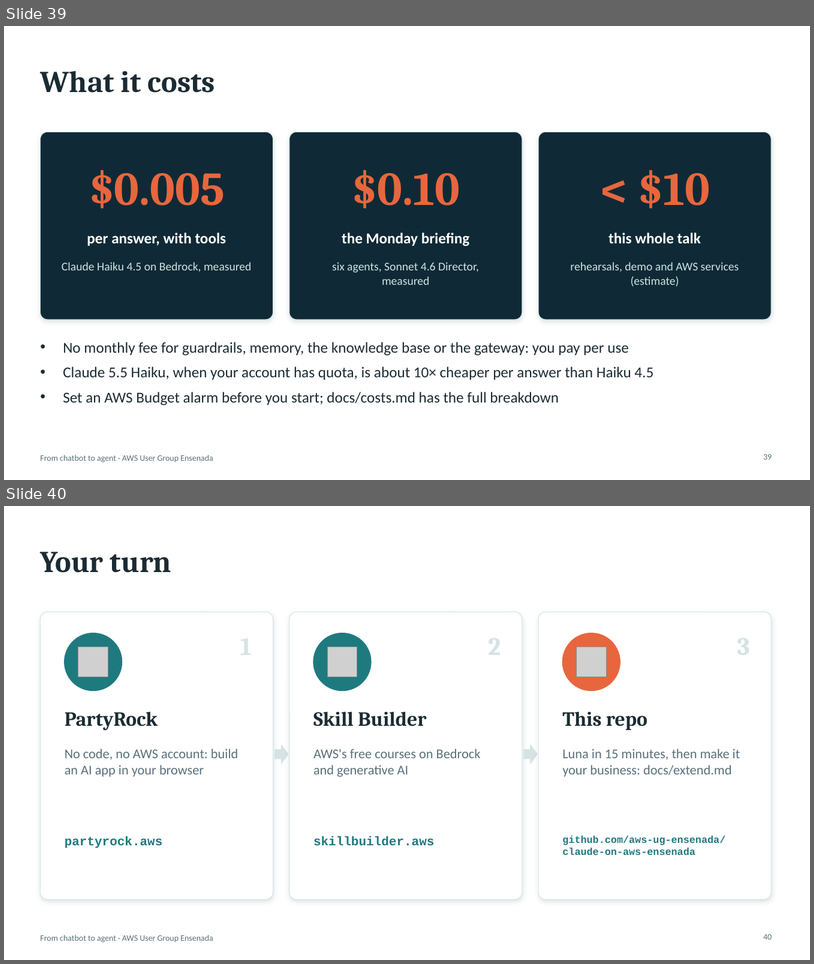
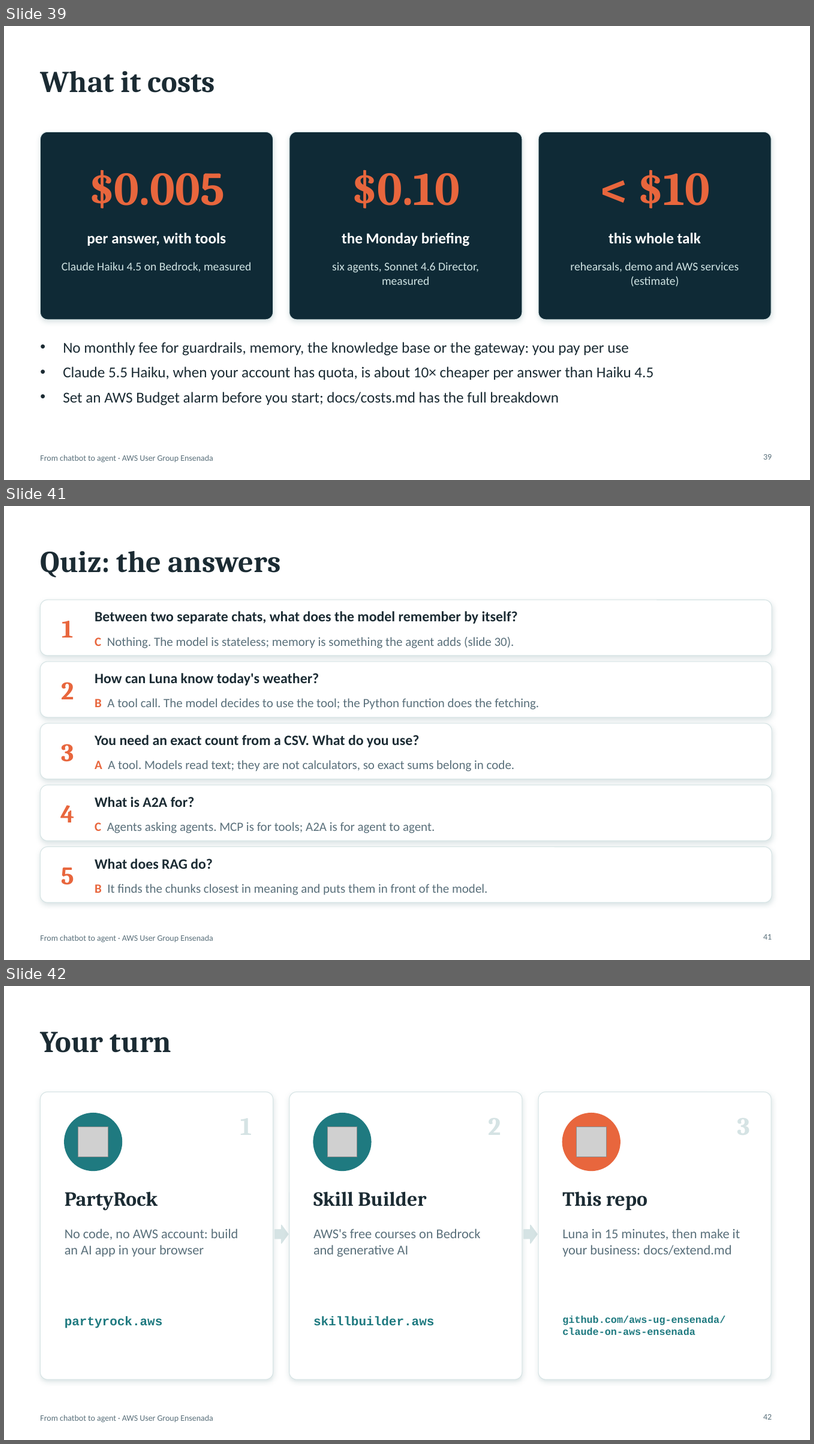
Before and after one commit to aws-ug-ensenada/claude-on-aws-ensenada, a slide deck: docs/slides/claude-on-aws-ensenada.pptx. Shown one above the other, each under a label of ours: slides 39 and 40 before the commit, slides 39, 41 and 42 after it; the slides between them are not shown. The pictures are 814x964 and 814x1444 pixels, drawn with LibreOffice and Linux fonts; fonts in the diff are those of the drawing; grey boxes stand for pictures. Boxes give left, top, right and bottom in pixels: in the first picture for what was removed or moved away, otherwise in the second. Text is boxed around its words. In the diff, an @@ line names an element or a change of style, - is before the commit and + after.

```diff
--- a/docs/slides/claude-on-aws-ensenada.pptx
+++ b/docs/slides/claude-on-aws-ensenada.pptx
@@ slide 41 added at (4,506,810,960), background #FFFFFF; not listed: 1 template element that a slide beside it also shows @@
@@ title added at (40,551,281,577), 36 pt, text #1B2B33, bold @@
+Quiz: the answers
@@ rounded rectangle added at (40,600,772,655), fill #FFFFFF, outline #D5E3E4 0.75 pt @@
@@ text added at (95,611,518,624), 17 pt, text #1B2B33, bold @@
+Between two separate chats, what does the model remember by itself?
@@ text added at (62,621,73,637), 30 pt, text #E8663D, bold @@
+1
@@ text added at (95,637,515,648), 15 pt, text #5A707B @@
+C Nothing. The model is stateless; memory is something the agent adds (slide 30).
@@ rounded rectangle added at (40,661,772,717), fill #FFFFFF, outline #D5E3E4 0.75 pt @@
@@ text added at (61,682,74,699), 30 pt, text #E8663D, bold @@
+2
@@ text added at (95,673,320,685), 17 pt, text #1B2B33, bold @@
+How can Luna know today's weather?
@@ text added at (95,698,539,709), 15 pt, text #5A707B @@
+B A tool call. The model decides to use the tool; the Python function does the fetching.
@@ rounded rectangle added at (40,723,772,779), fill #FFFFFF, outline #D5E3E4 0.75 pt @@
@@ text added at (95,735,419,747), 17 pt, text #1B2B33, bold @@
+You need an exact count from a CSV. What do you use?
@@ text added at (61,744,74,762), 30 pt, text #E8663D, bold @@
+3
@@ text added at (95,760,515,771), 15 pt, text #5A707B @@
+A A tool. Models read text; they are not calculators, so exact sums belong in code.
@@ rounded rectangle added at (40,785,772,841), fill #FFFFFF, outline #D5E3E4 0.75 pt @@
@@ text added at (60,805,74,822), 30 pt, text #E8663D, bold @@
+4
@@ text added at (95,796,195,807), 17 pt, text #1B2B33, bold @@
+What is A2A for?
@@ text added at (95,822,435,833), 15 pt, text #5A707B @@
+C Agents asking agents. MCP is for tools; A2A is for agent to agent.
@@ rounded rectangle added at (40,847,772,902), fill #FFFFFF, outline #D5E3E4 0.75 pt @@
@@ text added at (95,858,213,868), 17 pt, text #1B2B33, bold @@
+What does RAG do?
@@ text added at (61,867,74,885), 30 pt, text #E8663D, bold @@
+5
@@ text added at (95,883,488,895), 15 pt, text #5A707B @@
+B It finds the chunks closest in meaning and puts them in front of the model.
@@ page number added at (764,934,772,939), 10 pt, text #5A707B @@
+41
@@ what was slide 40 is now slide 42 @@
@@ page number at (764,1414,772,1419): text changed @@
-40
+42
```
Also in this commit, not shown: 1 slide changed, 1 other slide added, 7 other files.
